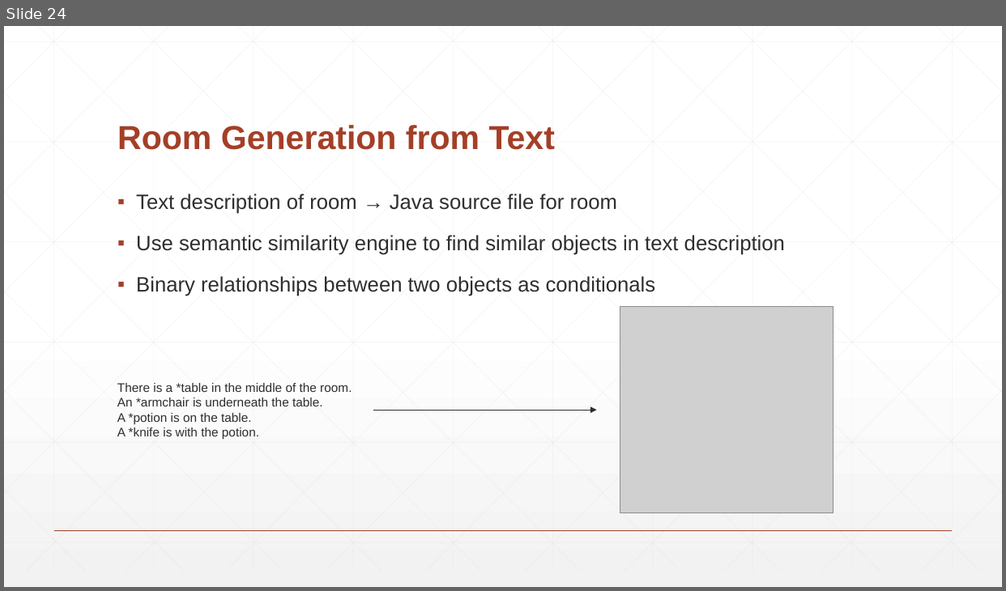
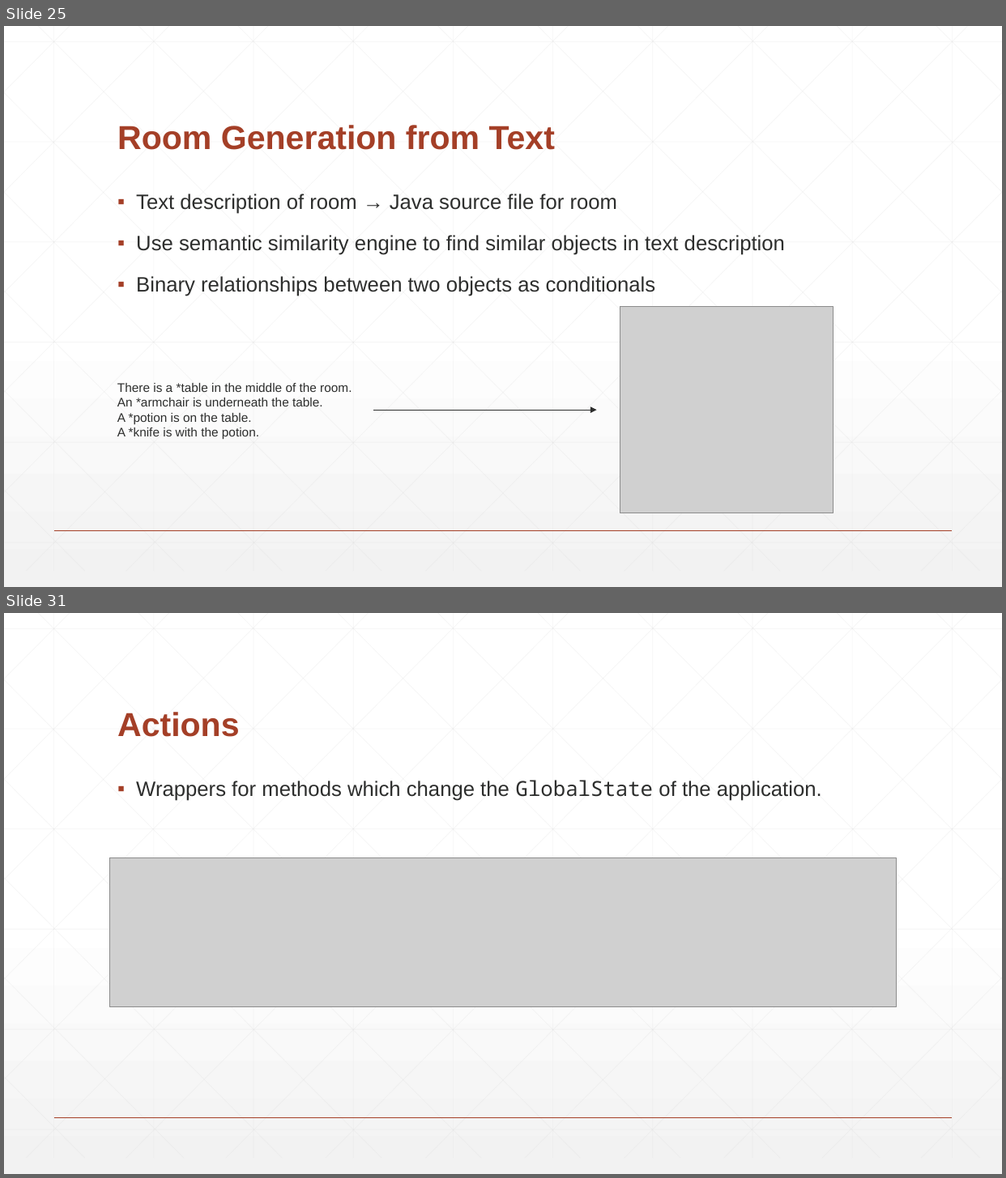
Before and after one commit to BaronKhan/VoiceRecognitionRPG, a slide deck: presentation/presentation.pptx. Shown one above the other, each under a label of ours: slide 24 before the commit, slides 25 and 31 after it; the slides between them are not shown. The pictures are 1006x591 and 1006x1178 pixels, drawn with LibreOffice and Linux fonts; fonts in the diff are those of the drawing; grey boxes stand for pictures. Boxes give left, top, right and bottom in pixels: in the first picture for what was removed or moved away, otherwise in the second. Text is boxed around its words. In the diff, an @@ line names an element or a change of style, - is before the commit and + after.

```diff
--- a/presentation/presentation.pptx
+++ b/presentation/presentation.pptx
@@ slide 31 added at <box>4,613,1002,1174</box>, background gradient #FFFFFF to #F2F2F2; not listed: 47 template elements that a slide beside it also shows @@
@@ title added at <box>117,712,240,737</box>, 32 pt, text #A43F27, bold @@
+Actions
@@ text added at <box>136,780,822,801</box>, 20 pt, text #2D2E2D @@
+▪ Wrappers for methods which change the GlobalState of the application.
@@ picture added at <box>110,858,897,1007</box> @@
@@ what was slide 24 is now slide 25 @@
```
Also in this commit, not shown: 7 slides changed, 9 other slides added, 3 other files.
